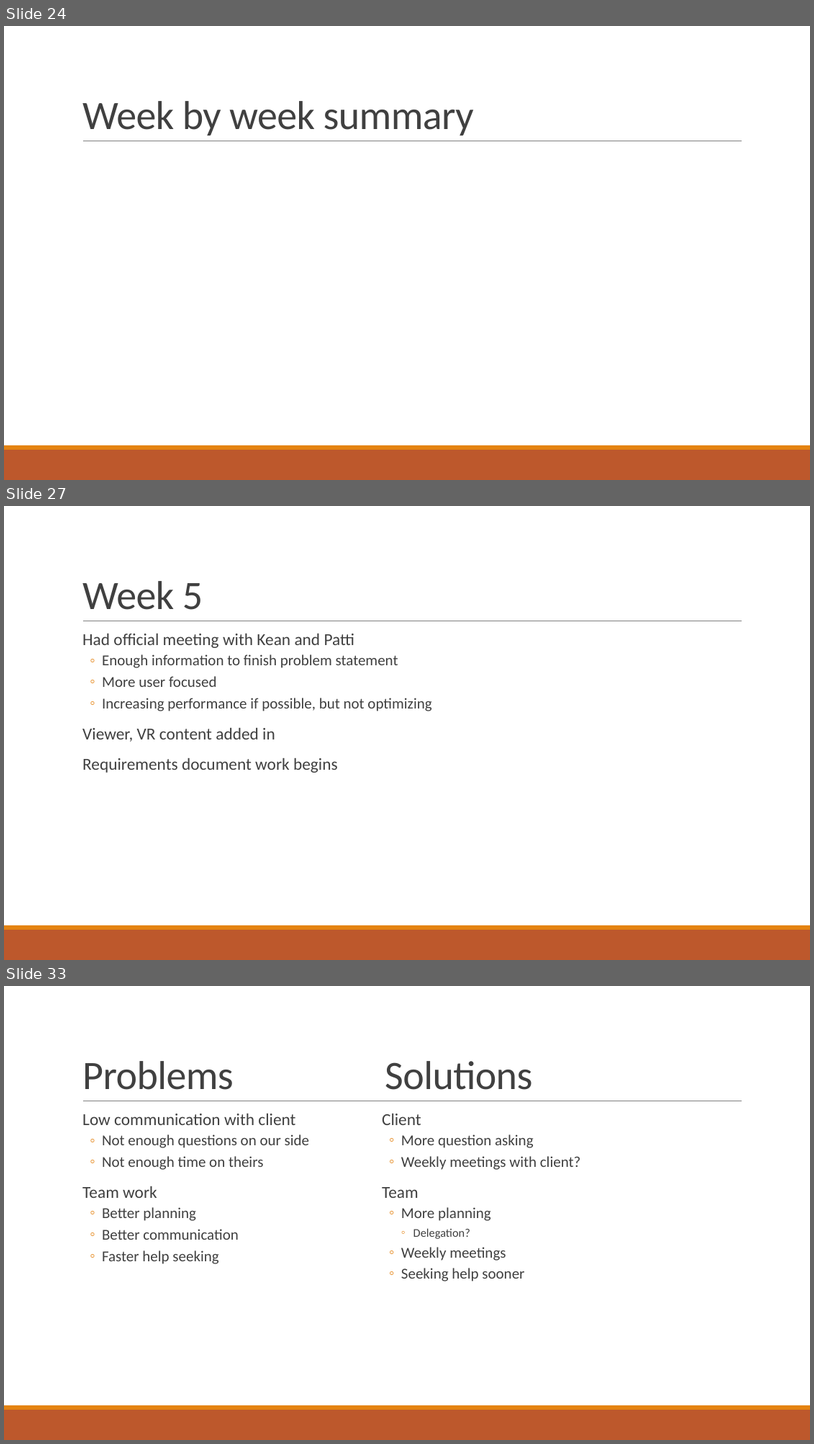
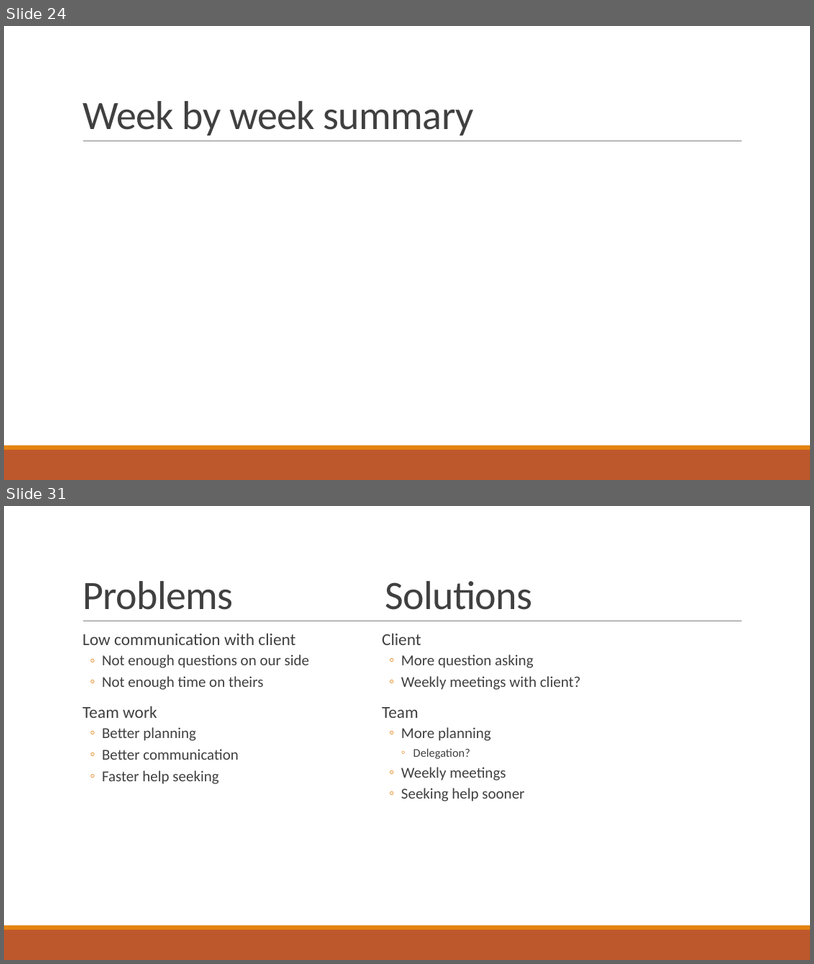
Before and after one commit to gonsalvg/Capstone-Forge-App, a slide deck: Project Documents/Progress Report 2/Progress report.pptx. Shown one above the other, each under a label of ours: slides 24, 27 and 33 before the commit, slides 24 and 31 after it; the slides between them are not shown. The pictures are 814x1444 and 814x964 pixels, drawn with LibreOffice and Linux fonts; fonts in the diff are those of the drawing. Boxes give left, top, right and bottom in pixels: in the first picture for what was removed or moved away, otherwise in the second. Text is boxed around its words. In the diff, an @@ line names an element or a change of style, - is before the commit and + after.

```diff
--- a/Project Documents/Progress Report 2/Progress report.pptx
+++ b/Project Documents/Progress Report 2/Progress report.pptx
@@ slide 27 removed at <box>4,506,810,960</box>, background #FFFFFF; not listed: 3 template elements that a slide beside it also shows @@
@@ title removed at <box>82,581,203,610</box> @@
-Week 5
@@ text removed at <box>82,633,432,772</box> @@
-  Had official meeting with Kean and Patti
-  ◦ Enough information to finish problem statement
-  ◦ More user focused
-  ◦ Increasing performance if possible, but not optimizing
-  Viewer, VR content added in
-  Requirements document work begins
@@ what was slide 33 is now slide 31 @@
```
Also in this commit, not shown: 2 slides changed, 5 slides added, 6 other slides removed, 3 other files.
